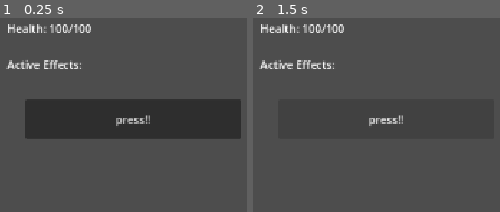
Above: before the commit, frames 1-2 (left to right).
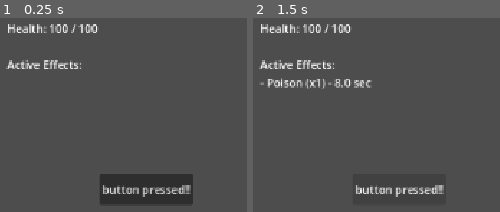
Above: after the commit, the same moments.

Repository: nestorac/godot-assets
Game: Godot game, scene res://TestStatusEffects.tscn
The game is run twice, just before and just after one commit, with the same random seed, the same clock (stepped at 60 frames per second) and the same inputs.
Inputs:
- Up to frame 1 (0.25 s): no input
- Up to frame 2 (1.5 s): click "press!!" (after the commit: "button pressed!!") at 0.5 s; click "press!!" (after the commit: "button pressed!!") at 1.25 s

The runs differ from the first frame. In frame 1, 24% of the frame differs, in the area x 10-98%, y 3-96%; in frame 2, 2.6%.

Commit message:
Remove .godot/ from repository, updated asset.

Diff:
--- a/status-effect-manager/Character.gd
+++ b/status-effect-manager/Character.gd
@@ -12,51 +12,36 @@
 
 
 func _ready() -> void:
-	# Connect button from code (more reliable)
+	print("=== Game Started ===")
+
 	if apply_button:
-		apply_button.pressed.connect(apply_poison)
-
-	# Connect status manager signals
-	status_manager.effect_applied.connect(_on_effect_applied)
-	status_manager.effect_removed.connect(_on_effect_removed)
-	status_manager.effect_event_processed.connect(_on_effect_event)
+		apply_button.mouse_filter = Control.MOUSE_FILTER_STOP
+		apply_button.pressed.connect(apply_poison_pressed)
+		print("Button connected successfully from code")
+	else:
+		print("ERROR: ApplyPoisonButton not found!")
 
 	update_ui()
 
 
-func apply_poison() -> void:
-	if poison_effect:
-		status_manager.apply_effect(poison_effect)
-		print("Poison applied!")           # Debug message
-	else:
+func apply_poison_pressed() -> void:
+	print(">>> BUTTON PRESSED <<<")
+
+	if poison_effect == null:
 		print("ERROR: poison_effect is not assigned in the Inspector!")
+		return
 
-
-func _on_effect_applied(instance: Dictionary) -> void:
-	print("Effect applied: ", instance.effect.effect_name)
+	status_manager.apply_effect(poison_effect)
+	print("Poison applied successfully!")
 	update_ui()
 
 
-func _on_effect_removed(instance: Dictionary) -> void:
-	print("Effect removed: ", instance.effect.effect_name)
-	update_ui()
-
-
-func _on_effect_event(instance: Dictionary, event: String) -> void:
-	if event == "tick":
-		if "poison" in instance.effect.tags:
-			var damage = 5 * instance.stacks
-			health = max(0, health - damage)
-			print("Poison tick! Damage:", damage, " | Health:", health)
-			update_ui()
-
-
 func update_ui() -> void:
-	var text := "Health: %d/%d\n\nActive Effects:\n" % [health, max_health]
+	var text := "Health: %d / %d\n\nActive Effects:\n" % [health, max_health]
 
 	for instance in status_manager.get_active_effects():
 		var effect = instance.effect
-		var dur = "Permanent" if effect.duration < 0 else "%.1f sec" % instance.remaining_duration
-		text += "- %s (x%d) - %s\n" % [effect.effect_name, instance.stacks, dur]
+		var duration_text = "Permanent" if effect.duration < 0 else "%.1f sec" % instance.remaining_duration
+		text += "- %s (x%d) - %s\n" % [effect.effect_name, instance.stacks, duration_text]
 
 	active_effects_label.text = text
--- a/status-effect-manager/TestStatusEffects.tscn
+++ b/status-effect-manager/TestStatusEffects.tscn
@@ -2,11 +2,14 @@
 
 [ext_resource type="Script" uid="uid://y8ahmw8lkiqj" path="res://Character.gd" id="1_ha2cn"]
 [ext_resource type="Script" uid="uid://ca4v6h15c6o6b" path="res://status_effects/status_effect_manager.gd" id="2_00li4"]
+[ext_resource type="Resource" uid="uid://bwv33l0kcdgiv" path="res://status_effects/poison_effect.tres" id="2_y1pry"]
 
 [node name="TestStatusEffects" type="Node2D" unique_id=2075915525]
+position = Vector2(248, 157)
 
 [node name="Character" type="Node" parent="." unique_id=1631246625]
 script = ExtResource("1_ha2cn")
+poison_effect = ExtResource("2_y1pry")
 
 [node name="StatusEffectManager" type="Node" parent="Character" unique_id=696870464]
 script = ExtResource("2_00li4")
@@ -21,16 +24,18 @@
 text = "Test"
 
 [node name="ApplyPoisonButton" type="Button" parent="UI" unique_id=53681538]
-anchors_preset = -1
-anchor_left = 0.347
-anchor_top = 0.30200002
-anchor_right = 0.61700004
-anchor_bottom = 0.39000002
-offset_left = 2.2559814
-offset_top = -0.6960144
-offset_right = 2.2159424
-offset_bottom = -0.7200165
-text = "press!!"
+anchors_preset = 8
+anchor_left = 0.5
+anchor_top = 0.5
+anchor_right = 0.5
+anchor_bottom = 0.5
+offset_left = -67.5
+offset_top = -22.384003
+offset_right = 67.5
+offset_bottom = 22.384033
+grow_horizontal = 2
+grow_vertical = 2
+text = "button pressed!!"
 
 [node name="Timer" type="Timer" parent="." unique_id=450557181]
 autostart = true
